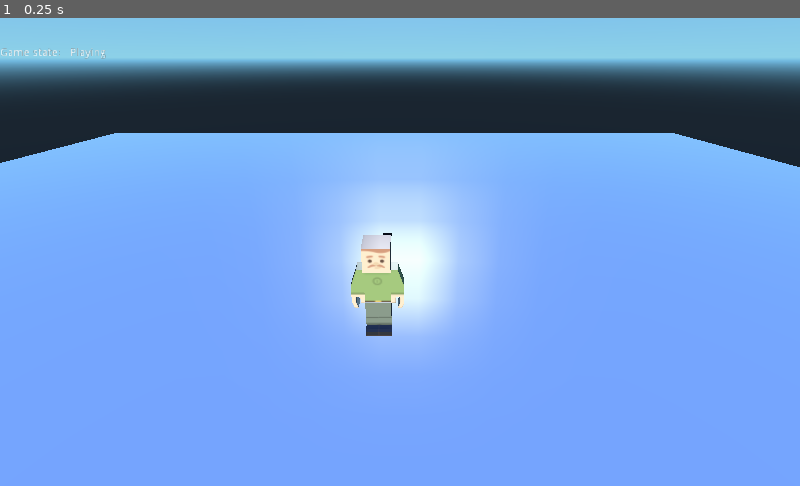
Above: before the commit, frame 1.
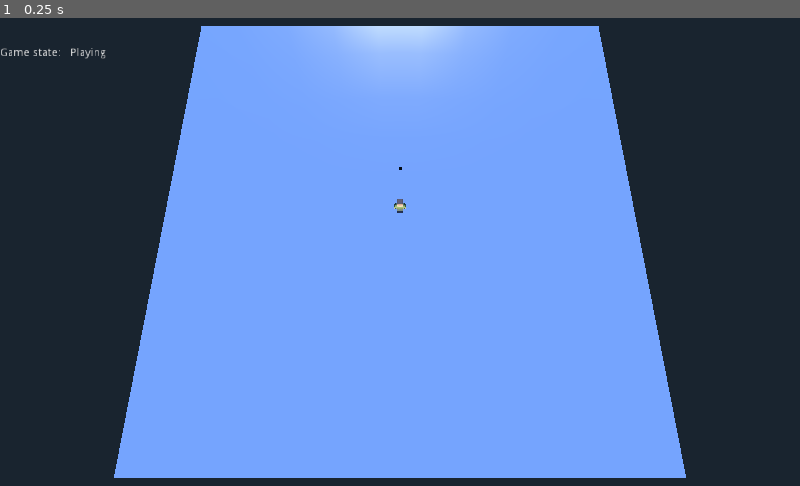
Above: after the commit, the same moment.

Repository: Kehnosoft/BloodPilkki
Game: Godot game, scene res://Scenes/TestMapPleaseIgnore.tscn
Same seed, same stepped clock (60 frames per second), same inputs: the game is played once before the commit and once after it.
Inputs:
- Up to frame 1 (0.25 s): no input

The runs differ from the first frame. In frame 1, 57% of the frame differs, in the area x 0-100%, y 0-100%.

Commit message:
fixed the action debounce

Diff:
--- a/BloodPilkki/Prefabs/Hole.tscn
+++ b/BloodPilkki/Prefabs/Hole.tscn
@@ -132,7 +132,6 @@
 
 [node name="Hole" type="Spatial"]
 
-editor/display_folded = true
 script = ExtResource( 1 )
 
 [node name="InteractionArea" type="Area" parent="." index="0"]
--- a/BloodPilkki/Prefabs/Player.tscn
+++ b/BloodPilkki/Prefabs/Player.tscn
@@ -80,7 +80,7 @@
 collision/safe_margin = 0.001
 script = ExtResource( 1 )
 
-[node name="CollisionShape2" type="CollisionShape" parent="." index="0"]
+[node name="CollisionShape" type="CollisionShape" parent="." index="0"]
 
 transform = Transform( 1, 0, 0, 0, 2.5, 0, 0, 0, 1, 0, 2.47845, 0 )
 shape = SubResource( 1 )
@@ -110,7 +110,6 @@
 
 [node name="Player" type="Area" parent="." index="2"]
 
-editor/display_folded = true
 input_ray_pickable = false
 input_capture_on_drag = false
 space_override = 0
@@ -132,7 +131,7 @@
 reverb_bus_amount = 0.0
 reverb_bus_uniformity = 0.0
 
-[node name="CollisionShape" type="CollisionShape" parent="Player" index="0"]
+[node name="InteractionShape" type="CollisionShape" parent="Player" index="0"]
 
 transform = Transform( 3.28249, 0, 0, 0, 3.28249, 0, 0, 0, 3.28249, 0, 2, 0 )
 shape = SubResource( 3 )
--- a/BloodPilkki/Scenes/TestMapPleaseIgnore.tscn
+++ b/BloodPilkki/Scenes/TestMapPleaseIgnore.tscn
@@ -67,11 +67,27 @@
 
 data = PoolVector3Array( 1, 0, 1, -1, 0, 1, 1, 0, -1, -1, 0, 1, -1, 0, -1, 1, 0, -1 )
 
-[node name="Root" type="Spatial" index="0"]
+[node name="Root" type="Spatial"]
 
 script = ExtResource( 1 )
 
-[node name="Map" type="Spatial" parent="." index="0"]
+[node name="Camera" type="Camera" parent="." index="0"]
+
+transform = Transform( 1, 0, 0, 0, 0.258819, 0.965926, 0, -0.965926, 0.258819, 0, 66.6051, 26.957 )
+keep_aspect = 1
+cull_mask = 1048575
+environment = null
+h_offset = 0.0
+v_offset = 0.0
+doppler_tracking = 0
+projection = 0
+current = false
+fov = 70.0
+size = 1.0
+near = 0.05
+far = 100.0
+
+[node name="Map" type="Spatial" parent="." index="1"]
 
 [node name="MeshInstance" type="MeshInstance" parent="Map" index="0"]
 
@@ -135,7 +151,7 @@
 directional_shadow_max_distance = 200.0
 _sections_unfolded = [ "Light", "Shadow" ]
 
-[node name="Players" type="Spatial" parent="." index="1"]
+[node name="Players" type="Spatial" parent="." index="2"]
 
 _sections_unfolded = [ "Transform", "Visibility" ]
 
@@ -143,13 +159,13 @@
 
 _sections_unfolded = [ "Transform", "Visibility" ]
 
-[node name="Holes" type="Spatial" parent="." index="2"]
+[node name="Holes" type="Spatial" parent="." index="3"]
 
 [node name="Hole" parent="Holes" index="0" instance=ExtResource( 3 )]
 
 transform = Transform( 1, 0, 0, 0, 1, 0, 0, 0, 1, 0.0439911, 0.0776315, -9.92822 )
 
-[node name="DebugUI" type="Control" parent="." index="3"]
+[node name="DebugUI" type="Control" parent="." index="4"]
 
 editor/display_folded = true
 anchor_left = 0.0
@@ -256,7 +272,7 @@
 lines_skipped = 0
 max_lines_visible = -1
 
-[node name="UI" type="Control" parent="." index="4"]
+[node name="UI" type="Control" parent="." index="5"]
 
 anchor_left = 0.0
 anchor_top = 0.0
@@ -270,19 +286,3 @@
 mouse_default_cursor_shape = 0
 size_flags_horizontal = 1
 size_flags_vertical = 1
-
-[node name="Camera" type="Camera" parent="." index="5"]
-
-transform = Transform( 1, 0, 0, 0, 0.866026, 0.5, 0, -0.5, 0.866026, 1, 11.4886, 12.4113 )
-keep_aspect = 1
-cull_mask = 1048575
-environment = null
-h_offset = 0.0
-v_offset = 0.0
-doppler_tracking = 0
-projection = 0
-current = false
-fov = 70.0
-size = 1.0
-near = 0.05
-far = 100.0
--- a/BloodPilkki/Scripts/Player.gd
+++ b/BloodPilkki/Scripts/Player.gd
@@ -41,14 +41,6 @@
 		if abs(dir.z) < DEAD_ZONE:
 			dir.z = 0.0
 
-		if Input.is_joy_button_pressed(0, JOY_XBOX_A):
-			if _actioning and not _action_debounce:
-				_perform_timed_action(delta)
-			else:
-				_try_start_action()
-		elif _actioning:
-			_stop_action()
-
 	# Keyboard controls
 	var player = "player_%d" % player_id
 	if Input.is_action_pressed('%s_move_up' % player):
@@ -59,7 +51,10 @@
 		dir += -center.basis[0]
 	if Input.is_action_pressed('%s_move_right' % player):
 		dir += center.basis[0]
-	if Input.is_action_pressed('%s_action' % player):
+
+	var key_action = Input.is_action_pressed('%s_action' % player)
+	var pad_action = Input.is_joy_button_pressed(0, JOY_XBOX_A)
+	if key_action or pad_action:
 		if _actioning and not _action_debounce:
 			_perform_timed_action(delta)
 		else:
@@ -67,8 +62,7 @@
 	elif _actioning:
 		_stop_action()
 
-		dir = dir.normalized()
-
+	dir = dir.normalized()
 	velocity.y += delta * gravity
 	var hv = velocity
 	hv.y = 0
Not shown: 3 places in BloodPilkki/Prefabs/Hole.tscn that only renumber resources
